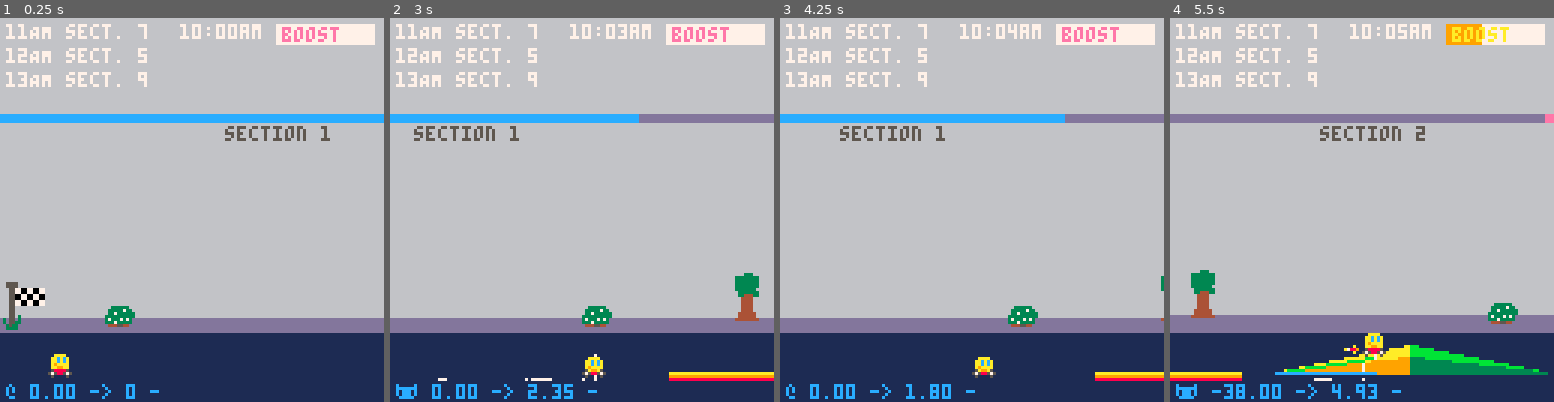
Above: before the commit, frames 1-4 (left to right).
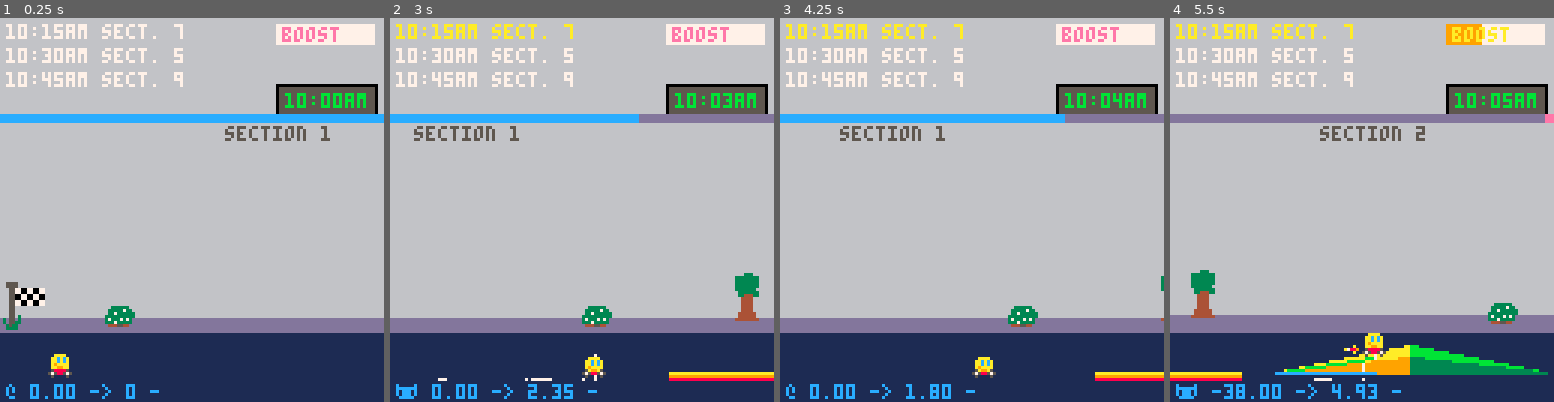
Above: after the commit, the same moments.

Repository: broquaint/pico8-carts
Game: PICO-8 cartridge racer.p8
Same seed, same stepped clock (60 frames per second), same inputs: the game is played once before the commit and once after it.
Inputs:
- Up to frame 1 (0.25 s): no input
- Up to frame 2 (3 s): tap X (X key) at 0.33, 1.07, 1.85, 2.97 s; tap O (Z key) at 0.7, 1.7, 2.1, 2.5, 2.9 s; hold Right 1.6-2.1 s; hold Up 2.15-2.42 s; hold Right from 2.47 s (still down)
- Up to frame 3 (4.25 s): release Right at 3.03 s; hold Left 3.08-3.58 s; tap O (Z key) at 3.3, 3.7, 4.1 s; hold Down 3.63-3.97 s; hold Right from 4.02 s (still down); tap X (X key) at 4.08 s
- Up to frame 4 (5.5 s): tap O (Z key) at 4.5, 4.9, 5.3 s; release Right at 4.68 s; hold Up 4.73-5.03 s; hold Left from 5.08 s (still down); tap X (X key) at 5.2 s

The runs differ from the first frame. In frame 1, 4.2% of the frame differs, in the area x 4-99%, y 1-25%; in frame 2, 4.4%; in frame 3, 4.4%; in frame 4, 4.4%, in the area x 1-99%, y 1-25%.

Commit message:
Introduce initial concept of delivery times
Is ropey but gets an idea across,

Diff:
--- a/racer.p8
+++ b/racer.p8
@@ -125,8 +125,11 @@
 
    car.deliveries = shuffle(level.deliveries)
    car.del_id_map = {}
+   local m = 15
    for d in all(car.deliveries) do
       car.del_id_map[d.id] = d
+      d.due = m
+      m += 15
    end
 end
 
@@ -593,11 +596,12 @@
          end
          if t() - car.del_start > g_del_time then
             deli(car.deliveries, idx)
-            deli(car.del_id_map, cd.id)
+            car.del_id_map[cd.id] = nil
             car.del_start = 0
             if #car.deliveries == 0 then
                level.complete_at = t()
             end
+            return
          end
       end
    end
@@ -769,12 +773,13 @@
 end
 
 function draw_ewe_ai()
-   rectfill(92, 2, 124, 8, white)
+   local by = 2
+   rectfill(92, by, 124, by+6, white)
    if car.boost_meter > 0 then
-      rectfill(92, 2, 92 + car.boost_meter, 8, orange)
-      print('boost', 94, 3, yellow)
+      rectfill(92, by, 92 + car.boost_meter, by+6, orange)
+      print('boost', 94, by+1, yellow)
    else
-      print('boost', 94, 3, salmon)
+      print('boost', 94, by+1, salmon)
    end
 
    if car.del_start > 0 and not car.jumping then
@@ -782,11 +787,15 @@
    end
 
    local min = (t() < 10 and '0' or '') .. flr(t())
-   print('10:'..min..'am', 60, 2, white)
+   rectfill(92, 22, 125, 31, black)
+   rectfill(93, 23, 124, 31, dim_grey)
+   print('10:'..min..'am', 95, 25, lime)
    for idx = 1,#car.deliveries do
       local d      = car.deliveries[idx]
-      local before = tostr(10 + idx) .. 'AM'
-      print(before .. ' sect. '..d.section.id, 2, (idx-1) * 8 + 2, white)
+      local before = '10:' .. d.due .. 'am'
+      local rem    = d.due - t()
+      local col    = rem > 12 and white or rem > 6 and yellow or rem > 0 and salmon or red
+      print(before .. ' sect. '..d.section.id, 2, (idx-1) * 8 + 2, col)
    end
 
    local dbg = DEBUG and '🐱' or '@'
